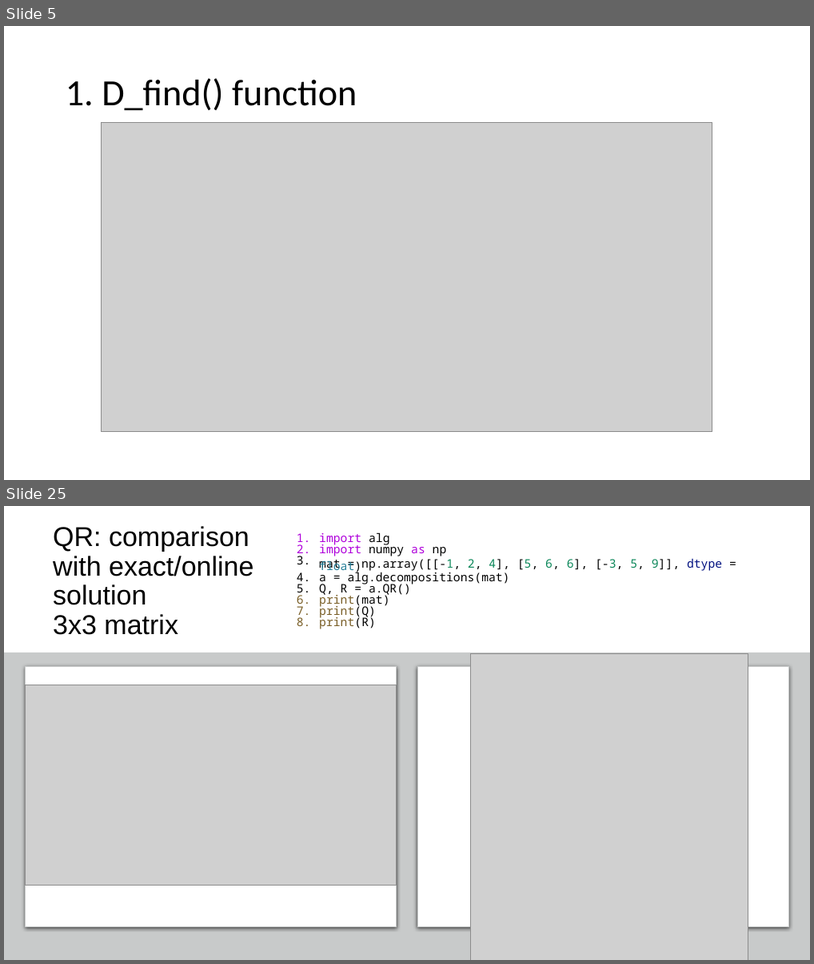
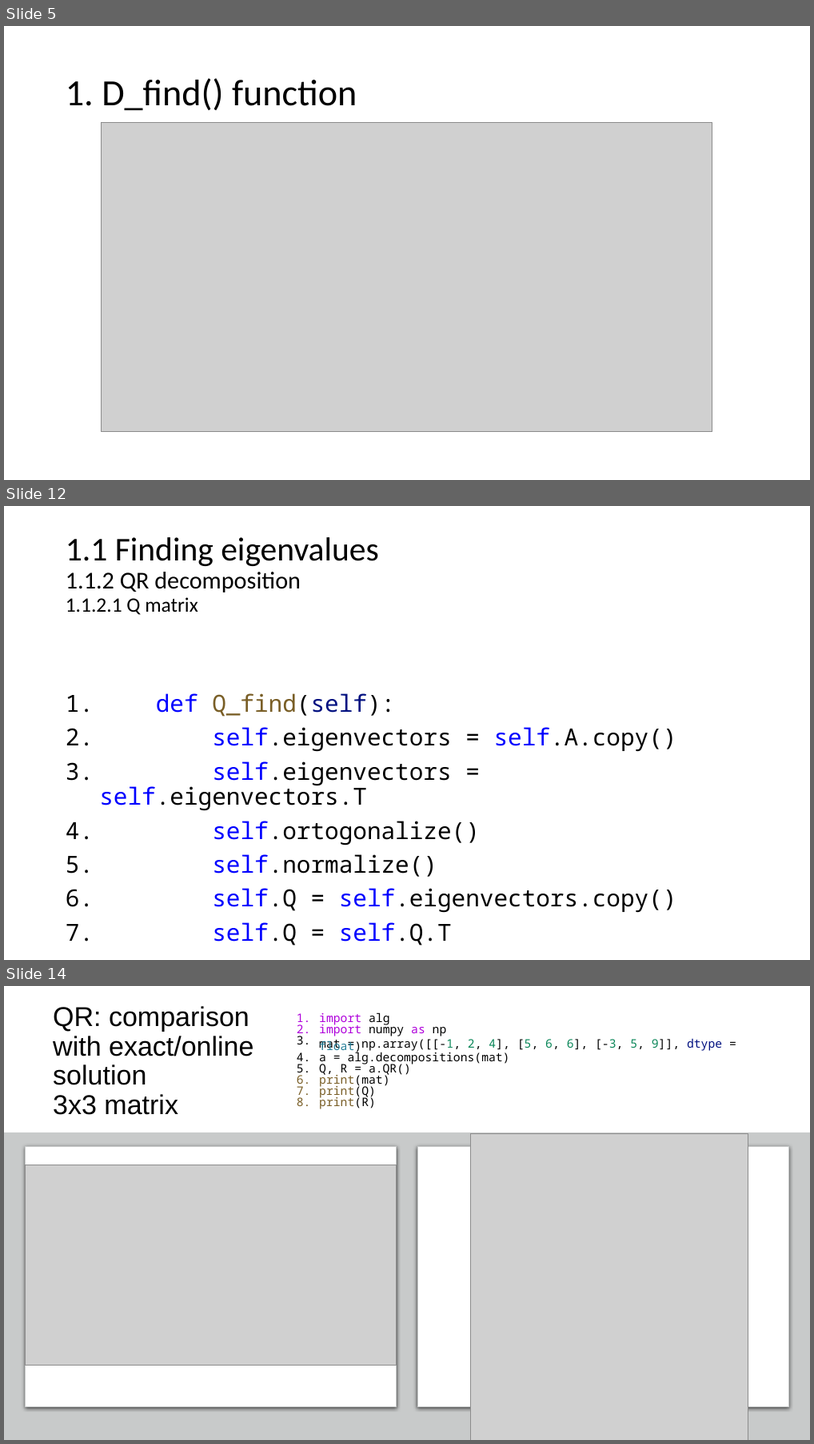
Before and after one commit to netalydana28/Python2, a slide deck: project3/algebra.pptx. Shown one above the other, each under a label of ours: slides 5 and 25 before the commit, slides 5, 12 and 14 after it; the slides between them are not shown. The pictures are 814x964 and 814x1444 pixels, drawn with LibreOffice and Linux fonts; fonts in the diff are those of the drawing; grey boxes stand for pictures. Boxes give left, top, right and bottom in pixels: in the first picture for what was removed or moved away, otherwise in the second. Text is boxed around its words. In the diff, an @@ line names an element or a change of style, - is before the commit and + after.

```diff
--- a/project3/algebra.pptx
+++ b/project3/algebra.pptx
@@ slide 12 added at <box>4,506,810,960</box>, background #FFFFFF @@
@@ title added at <box>66,537,379,615</box>, 39.6 pt, text #000000 @@
+1.1 Finding eigenvalues
+1.1.2 QR decomposition
+1.1.2.1 Q matrix
@@ text added at <box>99,693,678,945</box>, 28 pt, text #000000 @@
+1. def Q_find(self):
+2. self.eigenvectors = self.A.copy()
+3. self.eigenvectors = self.eigenvectors.T
+4. self.ortogonalize()
+5. self.normalize()
+6. self.Q = self.eigenvectors.copy()
+7. self.Q = self.Q.T
@@ what was slide 25 is now slide 14 @@
```
Also in this commit, not shown: 4 slides changed, 12 other slides added, 5 slides removed, 2 other files.
